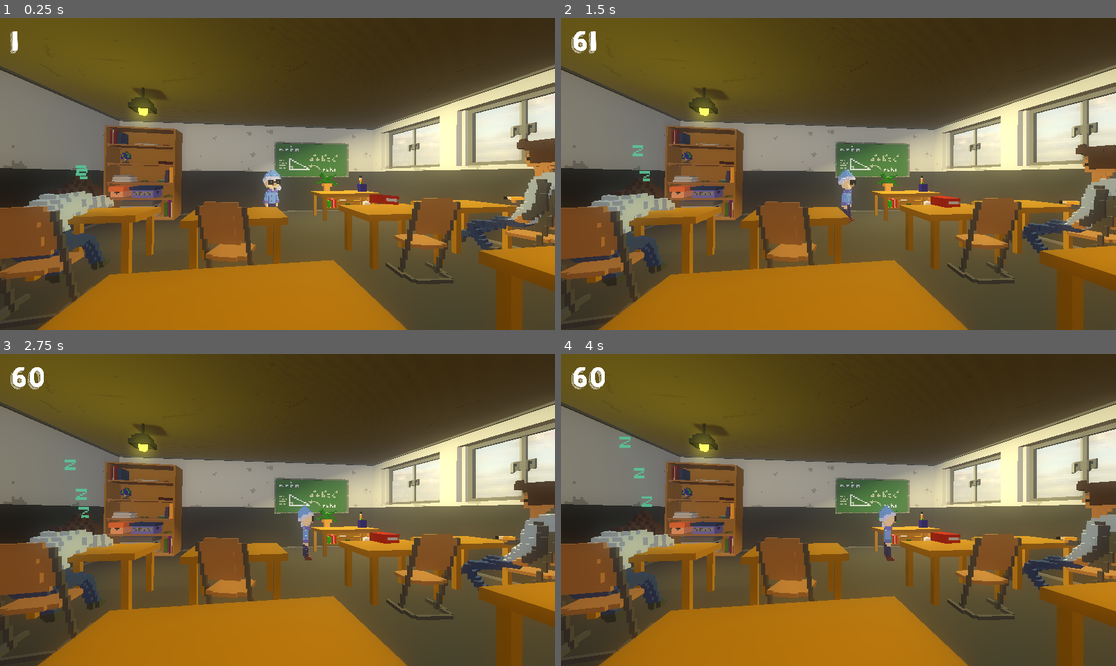
Above: before the commit, frames 1-4 (two rows, left to right).
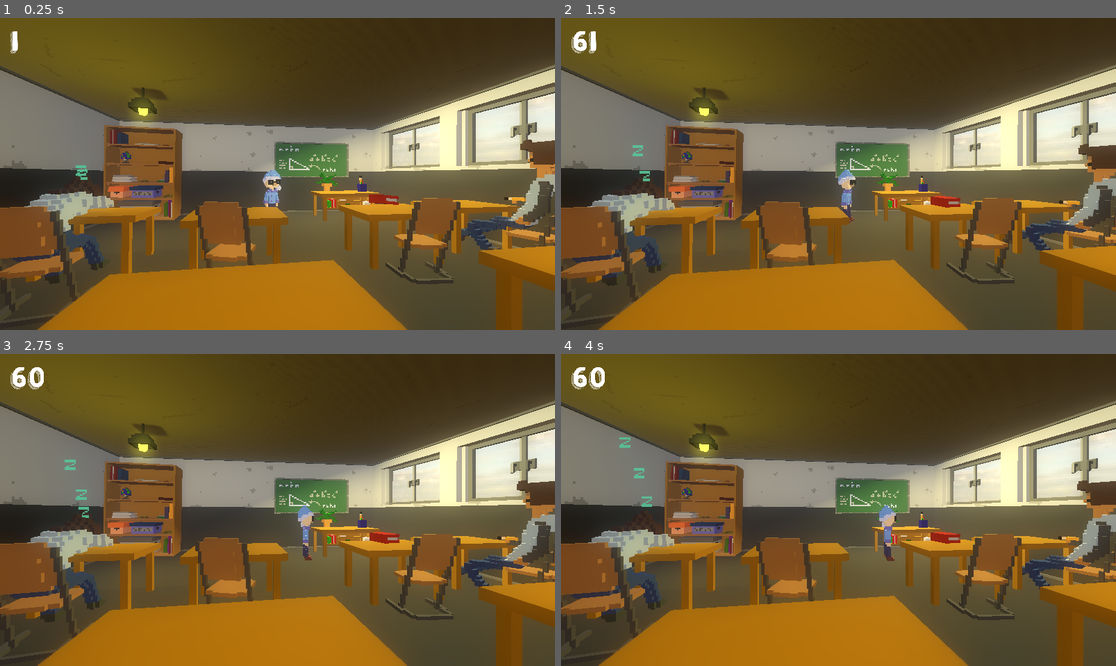
Above: after the commit, the same moments.

Repository: MoFa-Development/TheAbsolutelyTrueGame
Game: Godot game, scene res://scenes/Room.tscn
The game is run twice, just before and just after one commit, with the same random seed, the same clock (stepped at 60 frames per second) and the same inputs.
Inputs (mouse positions are in pixels of both pictures, inside the frame that each line leads up to):
- Up to frame 1 (0.25 s): no input
- Up to frame 2 (1.5 s): move the mouse to (960, 158) at 0.52 s; move the mouse to (727, 189) at 1.27 s
- Up to frame 3 (2.75 s): move the mouse to (333, 441) at 2.02 s
- Up to frame 4 (4 s): move the mouse to (810, 572) at 2.77 s; move the mouse to (1005, 556) at 3.52 s

The runs differ from the first frame. In frame 1, 1.0% of the frame differs, in the area x 0-100%, y 34-98%; in frame 2, 1.0%; in frame 3, 1.0%, in the area x 0-100%, y 34-100%; in frame 4, 0.9%.

Commit message:
Improved MrP AI
Major bug fixes

Diff:
--- a/src/scenes/Camera.tscn
+++ b/src/scenes/Camera.tscn
@@ -15,9 +15,9 @@
 func _process(delta):
 	$CanvasLayer/Label.text = str(Engine.get_frames_per_second())
 	if Input.is_action_pressed(\"ui_left\"):
-		goalPos -= 0.1
+		goalPos -= 0.1/delta
 	if Input.is_action_pressed(\"ui_right\"):
-		goalPos += 0.1
+		goalPos += 0.1/delta
 	if Input.is_action_pressed(\"ui_down\"):
 		global_transform.origin.z += 1
 	if Input.is_action_pressed(\"ui_up\"):
--- a/src/scenes/Room.tscn
+++ b/src/scenes/Room.tscn
@@ -72,6 +72,10 @@
 
 [node name="CollisionShape4" type="CollisionShape" parent="EmptyClassroom"]
 transform = Transform( -1.77636e-15, 2.98023e-08, 1, -1, -4.37114e-08, 0, 4.37114e-08, -1, 2.98023e-08, -1.06737, 0, -13.4 )
+shape = SubResource( 3 )
+
+[node name="CollisionShape6" type="CollisionShape" parent="EmptyClassroom"]
+transform = Transform( -1.77636e-15, 2.98023e-08, 1, -1, -4.37114e-08, 0, 4.37114e-08, -1, 2.98023e-08, -1.06737, -4.58828, 6.10794 )
 shape = SubResource( 3 )
 
 [node name="Lights" type="Spatial" parent="."]
--- a/src/scenes/characters/MrP.tscn
+++ b/src/scenes/characters/MrP.tscn
@@ -58,8 +58,6 @@
 
 var speed = 20
 
-var oldDists1
-var oldDists2
 
 func _pos() -> Vector3:
 	return p.global_transform.origin
@@ -75,21 +73,16 @@
 				if area.name == \"Front\":
 					if get_dist($Front) > 1:
 						rot = (1 if get_dist($Right) - get_dist($Left) > 0 else -1) * 100 / (dist*dist*dist*dist/1000)
+					if get_dist($Right) == get_dist($Left):
+						rot = 90
 #				if area.name == \"Right\":
 #					rot += +30 / (dist*dist/10)
 #				if area.name == \"Left\":
 #					rot += -30 / (dist*dist/10)
-
-	if oldDists1 != null && oldDists2 != null:
-		if get_dist($Right)  == oldDists1 || get_dist($Left) == oldDists1:
-			p.global_transform.origin = Vector3(5,0,5)
-
-	oldDists1 = oldDists2
-	oldDists2 = rot
 	send_input(rot)
 
 	### DEBUG code ###
-	print(get_dist($Right), \"   \", get_dist($Left))
+#	print(get_dist($Right), \"   \", get_dist($Left))
 #
 #	if rot > 0:
 #		get_parent().get_node(\"MrP\").mesh = CubeMesh.new()
